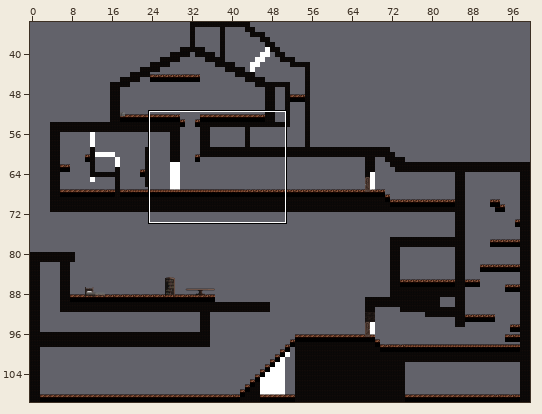
Two versions of a level (Tiled map (JSON), assets/Tiled/super_mario.json). Above, an overview of the earlier version with the close-up marked.
Close-up. As it was:
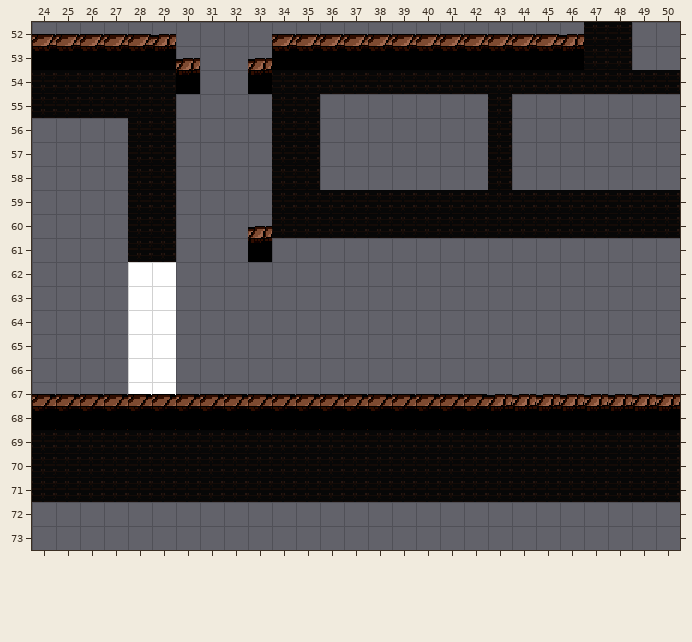
Cells are 16x16 px. Shown: x 24..50, y 52..73. The commit also changed other parts of the map, which this record leaves out. Tiles whose own drawing changed are shown in their newer look in all pictures.
After the commit:
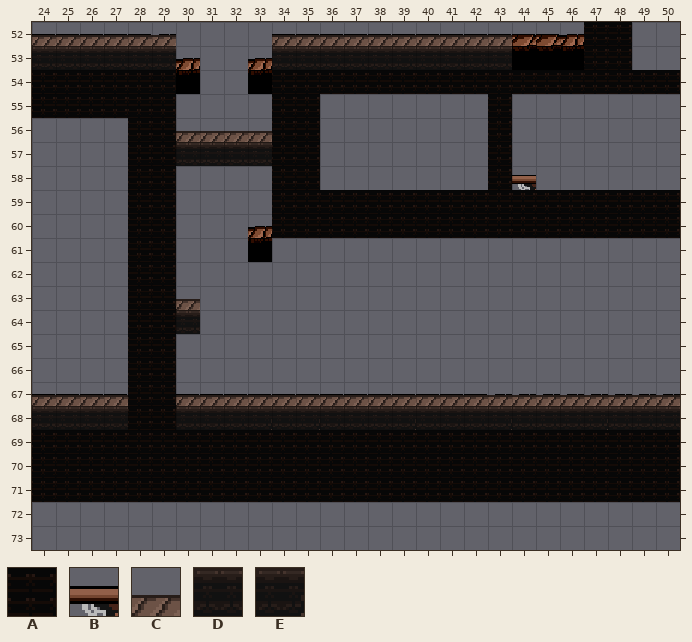
Key: from "SuperMarioBros-World1-1": A 163, B 174, C 361, D 381, E 384.
_ is an empty cell.
Tiles of an added or newly shown layer are drawn over the layers below it.
Change:
Changed rows in their new state; . is an unchanged cell.
Layer "World1" (now shown):
first column x 24:
52 CCCCCC....CCCCCCCCCC.
53 DDDDDD....DDDDDDDDDD.
56 ......CCCC...........
57 ......DDDD...........
58 ....................B
first column x 24:
62 ....AA.....................
63 ....AAC....................
64 ....AAD....................
65 ....AA.....................
66 ....AA.....................
67 CCCCAACCCCCCCCCCCCCCCCCCCCC
68 DDDDAADDDEDEDDDEDDDEDDDEDDD
